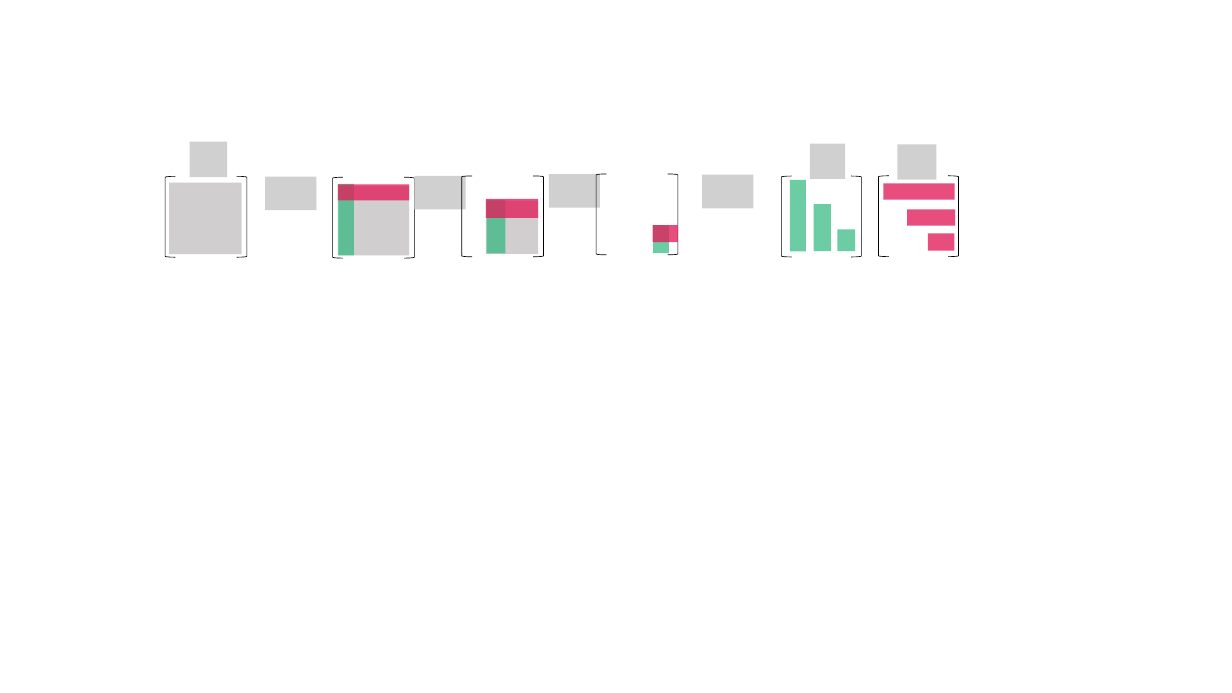
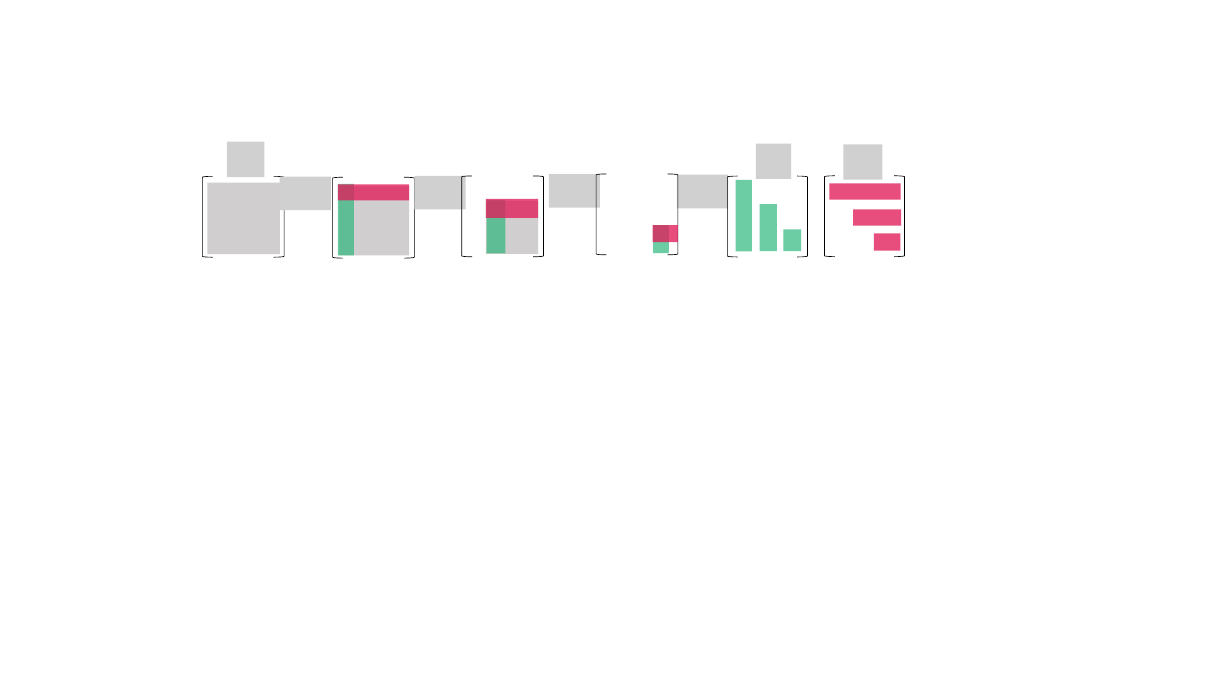
Before and after one commit to kenjihiranabe/The-Art-of-Linear-Algebra, a slide deck: slide 38 of Illustrations.pptx (slide 15 before the commit). Drawn at 1232x693 pixels with LibreOffice and Linux fonts; fonts in the diff are those of the drawing; grey boxes stand for pictures. Boxes give left, top, right and bottom in pixels: in the first picture for what was removed or moved away, otherwise in the second. Text is boxed around its words. In the diff, an @@ line names an element or a change of style, - is before the commit and + after.

```diff
--- a/Illustrations.pptx
+++ b/Illustrations.pptx
@@ picture removed at (189, 141, 227, 177) @@
@@ picture added at (227, 141, 265, 177) @@
@@ picture added at (756, 143, 791, 178) @@
@@ picture removed at (810, 143, 845, 178) @@
@@ picture added at (844, 144, 883, 179) @@
@@ picture removed at (897, 144, 936, 179) @@
@@ left bracket: place and size @@
-left bracket at (165, 177, 176, 257)
+left bracket at (202, 177, 213, 257)
@@ left bracket: place and size @@
-left bracket at (237, 177, 247, 257)
+left bracket at (274, 177, 284, 257)
@@ picture: place and size @@
-picture at (265, 177, 316, 210)
+picture at (280, 177, 331, 210)
@@ picture: place and size @@
-picture at (702, 175, 753, 208)
+picture at (677, 175, 728, 208)
@@ 6 rectangles, 4 left brackets: place and size @@
-6 rectangles, 4 left brackets at (782, 176, 958, 257)
+6 rectangles, 4 left brackets at (727, 176, 905, 257)
@@ rectangle: place and size @@
-rectangle at (169, 183, 242, 254)
+rectangle at (208, 183, 281, 254)
```
Also in this commit, not shown: 15 other slides changed, 23 slides added, 6 other files.
